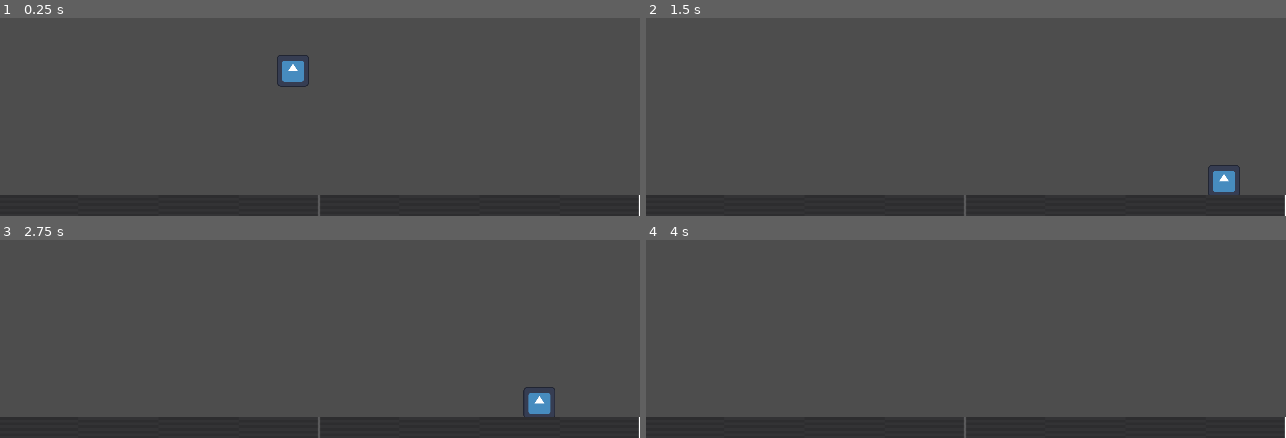
Above: before the commit, frames 1-4 (two rows, left to right).
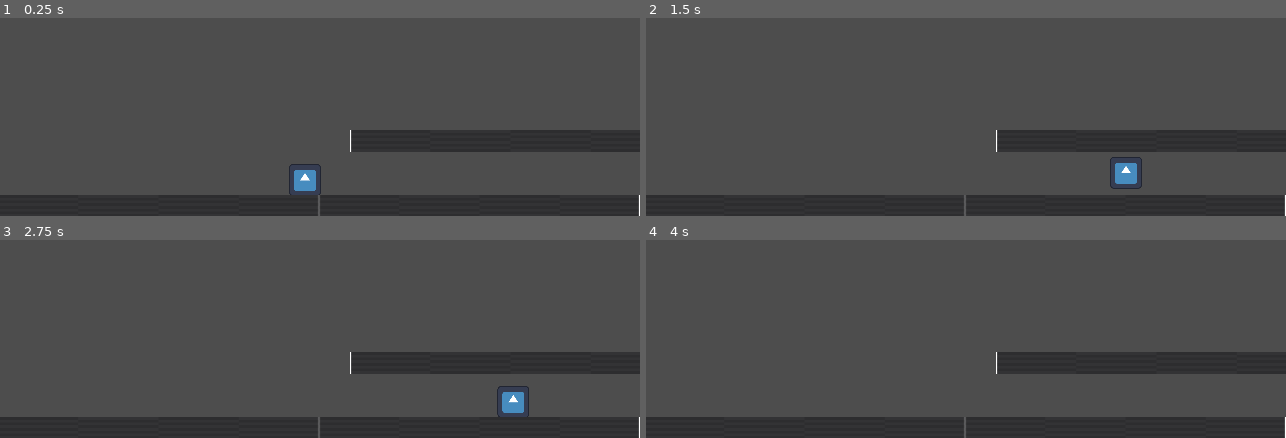
Above: after the commit, the same moments.

Repository: CoolDotty/Can-we-keep-it
Game: Godot game, scene res://Main.tscn
Two runs of this game, one before a commit and one after it. Both use one fixed random seed, a clock stepped at 60 frames per second and the inputs below. The engine's default icon, where the game draws it, is replaced by a stand-in: a white triangle on a blue panel in a dark square.
Inputs:
- Up to frame 1 (0.25 s): no input
- Up to frame 2 (1.5 s): tap Enter (ui_accept) at 0.5, 0.6 s; hold Right (ui_right) from 0.53 s (still down); tap Space (jump, bound only after the commit) at 0.77, 0.8, 1.07, 1.35 s
- Up to frame 3 (2.75 s): tap Space (jump, bound only after the commit) at 1.52, 1.82, 2.3 s; tap Enter (ui_accept) at 1.55, 2.1 s; release Right (ui_right) at 2.03 s; hold Left (ui_left) from 2.03 s (still down)
- Up to frame 4 (4 s): release Left (ui_left) at 2.78 s; hold Right (ui_right) from 2.78 s (still down); tap Enter (ui_accept) at 2.85 s; tap Space (jump, bound only after the commit) at 3.02, 3.32, 3.6, 3.77 s

The runs differ from the first frame. In frame 1, 5.9% of the frame differs, in the area x 43-100%, y 18-90%; in frame 2, 5.9%; in frame 3, 5.9%; in frame 4, 5.0%.

Commit message:
where we was but now there is states

Diff:
--- a/Main.tscn
+++ b/Main.tscn
@@ -9,7 +9,7 @@
 [node name="Main" type="Node2D"]
 
 [node name="Player" parent="." instance=ExtResource("1_wjdv8")]
-position = Vector2(293, 182)
+position = Vector2(305, 324)
 
 [node name="StaticBody2D" type="StaticBody2D" parent="."]
 position = Vector2(319, 350)
@@ -22,3 +22,15 @@
 
 [node name="CollisionShape2D" type="CollisionShape2D" parent="StaticBody2D"]
 shape = SubResource("RectangleShape2D_mgcyx")
+
+[node name="platform 2" type="StaticBody2D" parent="."]
+position = Vector2(671, 285)
+metadata/_edit_group_ = true
+
+[node name="Texture07" type="Sprite2D" parent="platform 2"]
+position = Vector2(7.62939e-06, 0)
+scale = Vector2(0.626953, 0.0214844)
+texture = ExtResource("2_r63uq")
+
+[node name="CollisionShape2D" type="CollisionShape2D" parent="platform 2"]
+shape = SubResource("RectangleShape2D_mgcyx")
--- a/project.godot
+++ b/project.godot
@@ -26,6 +26,32 @@
 window/size/viewport_height=360
 window/stretch/mode="viewport"
 
+[input]
+
+move_left={
+"deadzone": 0.5,
+"events": [Object(InputEventKey,"resource_local_to_scene":false,"resource_name":"","device":-1,"window_id":0,"alt_pressed":false,"shift_pressed":false,"ctrl_pressed":false,"meta_pressed":false,"pressed":false,"keycode":0,"physical_keycode":65,"key_label":0,"unicode":97,"echo":false,"script":null)
+, null, Object(InputEventJoypadMotion,"resource_local_to_scene":false,"resource_name":"","device":-1,"axis":0,"axis_value":-1.0,"script":null)
+, Object(InputEventKey,"resource_local_to_scene":false,"resource_name":"","device":0,"window_id":0,"alt_pressed":false,"shift_pressed":false,"ctrl_pressed":false,"meta_pressed":false,"pressed":false,"keycode":0,"physical_keycode":4194319,"key_label":0,"unicode":0,"echo":false,"script":null)
+, Object(InputEventJoypadButton,"resource_local_to_scene":false,"resource_name":"","device":-1,"button_index":13,"pressure":0.0,"pressed":true,"script":null)
+]
+}
+move_right={
+"deadzone": 0.5,
+"events": [Object(InputEventKey,"resource_local_to_scene":false,"resource_name":"","device":-1,"window_id":0,"alt_pressed":false,"shift_pressed":false,"ctrl_pressed":false,"meta_pressed":false,"pressed":false,"keycode":0,"physical_keycode":68,"key_label":0,"unicode":100,"echo":false,"script":null)
+, Object(InputEventKey,"resource_local_to_scene":false,"resource_name":"","device":-1,"window_id":0,"alt_pressed":false,"shift_pressed":false,"ctrl_pressed":false,"meta_pressed":false,"pressed":false,"keycode":0,"physical_keycode":4194321,"key_label":0,"unicode":0,"echo":false,"script":null)
+, Object(InputEventJoypadMotion,"resource_local_to_scene":false,"resource_name":"","device":-1,"axis":0,"axis_value":1.0,"script":null)
+, Object(InputEventJoypadButton,"resource_local_to_scene":false,"resource_name":"","device":-1,"button_index":14,"pressure":0.0,"pressed":true,"script":null)
+]
+}
+jump={
+"deadzone": 0.5,
+"events": [Object(InputEventKey,"resource_local_to_scene":false,"resource_name":"","device":-1,"window_id":0,"alt_pressed":false,"shift_pressed":false,"ctrl_pressed":false,"meta_pressed":false,"pressed":false,"keycode":0,"physical_keycode":32,"key_label":0,"unicode":32,"echo":false,"script":null)
+, Object(InputEventKey,"resource_local_to_scene":false,"resource_name":"","device":-1,"window_id":0,"alt_pressed":false,"shift_pressed":false,"ctrl_pressed":false,"meta_pressed":false,"pressed":false,"keycode":0,"physical_keycode":87,"key_label":0,"unicode":119,"echo":false,"script":null)
+, Object(InputEventJoypadButton,"resource_local_to_scene":false,"resource_name":"","device":-1,"button_index":0,"pressure":0.0,"pressed":true,"script":null)
+]
+}
+
 [rendering]
 
 renderer/rendering_method="gl_compatibility"
--- a/scenes/Player/Player.gd
+++ b/scenes/Player/Player.gd
@@ -1,28 +1,87 @@
 extends CharacterBody2D
 
+#old variables
+#const SPEED = 300.0
+#const JUMP_VELOCITY = -400.0
+# Get the gravity from the project settings to be synced with RigidBody nodes.
+#var gravity = ProjectSettings.get_setting("physics/2d/default_gravity")
 
-const SPEED = 300.0
-const JUMP_VELOCITY = -400.0
+#jump and move vars [g]round [a]ir
+enum MoveState { on_ground, jumping, falling, fast_fall, cyote}
+var player_state = MoveState.on_ground
 
-# Get the gravity from the project settings to be synced with RigidBody nodes.
-var gravity = ProjectSettings.get_setting("physics/2d/default_gravity")
+@export var g_top_speed		= 200
+@export var g_forward_speed =  20
+@export var g_reverse_speed =  10
+@export var g_decel 		=  10 #ground friction
+
+@export var a_top_speed 	=  100
+@export var a_forward_speed =  10
+@export var a_reverse_speed =  10
+@export var a_decel 		=  300 #air friction
+
+@export var jump_strength 	= -400
+@export var grav_normal		=  980 #normal gravity, like when move off a ledge
+@export var grav_on_jump 	=  980 #project settings = 980
+@export var grav_on_fall 	=  980*2 #increase grav on release jump button
+@export var max_fall_speed  =  800
 
 
+#PHYSICS STEP
 func _physics_process(delta):
-	# Add the gravity.
-	if not is_on_floor():
-		velocity.y += gravity * delta
+	#friction check
 
-	# Handle jump.
-	if Input.is_action_just_pressed("ui_accept") and is_on_floor():
-		velocity.y = JUMP_VELOCITY
+	#state check
+	if is_on_floor():
+		player_state = MoveState.on_ground
 
-	# Get the input direction and handle the movement/deceleration.
-	# As good practice, you should replace UI actions with custom gameplay actions.
-	var direction = Input.get_axis("ui_left", "ui_right")
-	if direction:
-		velocity.x = direction * SPEED
-	else:
-		velocity.x = move_toward(velocity.x, 0, SPEED)
+	#check state
+	match player_state:
+		MoveState.on_ground:
+			print("on ground")
+			#jump
+			if Input.is_action_just_pressed("jump"):
+				print("jump")
+				player_state = MoveState.jumping
+				velocity.y = jump_strength
+
+		MoveState.jumping:
+			velocity.y = move_toward(velocity.y, max_fall_speed, grav_on_jump*delta)
+		MoveState.falling:
+			print("falling")
+			velocity.y = move_toward(velocity.y, max_fall_speed, grav_normal)
+
+	#move left and right
+	var direction = Input.get_axis("move_left", "move_right")
+	if direction :
+		print("moving")
+		velocity.x = move_toward(velocity.x, direction*g_top_speed, g_forward_speed)
+		print(velocity.x)
+	else :
+		velocity.x = move_toward(velocity.x, 0, 10)
 
 	move_and_slide()
+
+	## Add the gravity.
+	#if not is_on_floor():
+		#velocity.y += grav_on_jump * delta
+#
+	## Handle jump.
+	#if Input.is_action_just_pressed("jump"):
+		##velocity.y = JUMP_VELOCITY
+		#if is_on_floor() :
+			#velocity.y = jump_strength
+		##else :
+		##	velocity.y += grav_on_jump
+	## Get the input direction and handle the movement/deceleration.
+	## As good practice, you should replace UI actions with custom gameplay actions.
+	#var direction = Input.get_axis("move_left", "move_right")
+#
+	#if direction :
+		#velocity.x = move_toward(velocity.x, direction*g_top_speed, g_forward_speed)
+		#print(velocity.x)
+#
+	#else:
+		#velocity.x = move_toward(velocity.x, 0, 10)
+#
+	#move_and_slide()
--- a/scenes/Player/Player.tscn
+++ b/scenes/Player/Player.tscn
@@ -3,14 +3,15 @@
 [ext_resource type="Script" path="res://scenes/Player/Player.gd" id="1_ynfev"]
 [ext_resource type="Texture2D" uid="uid://cxccupngq2q7k" path="res://icon.svg" id="2_pa6j8"]
 
-[sub_resource type="CapsuleShape2D" id="CapsuleShape2D_15qcl"]
+[sub_resource type="RectangleShape2D" id="RectangleShape2D_y01nk"]
+size = Vector2(30, 32)
 
 [node name="Player" type="CharacterBody2D"]
 script = ExtResource("1_ynfev")
 
+[node name="CollisionShape2D" type="CollisionShape2D" parent="."]
+shape = SubResource("RectangleShape2D_y01nk")
+
 [node name="Icon" type="Sprite2D" parent="."]
 scale = Vector2(0.25, 0.25)
 texture = ExtResource("2_pa6j8")
-
-[node name="CollisionShape2D" type="CollisionShape2D" parent="."]
-shape = SubResource("CapsuleShape2D_15qcl")
